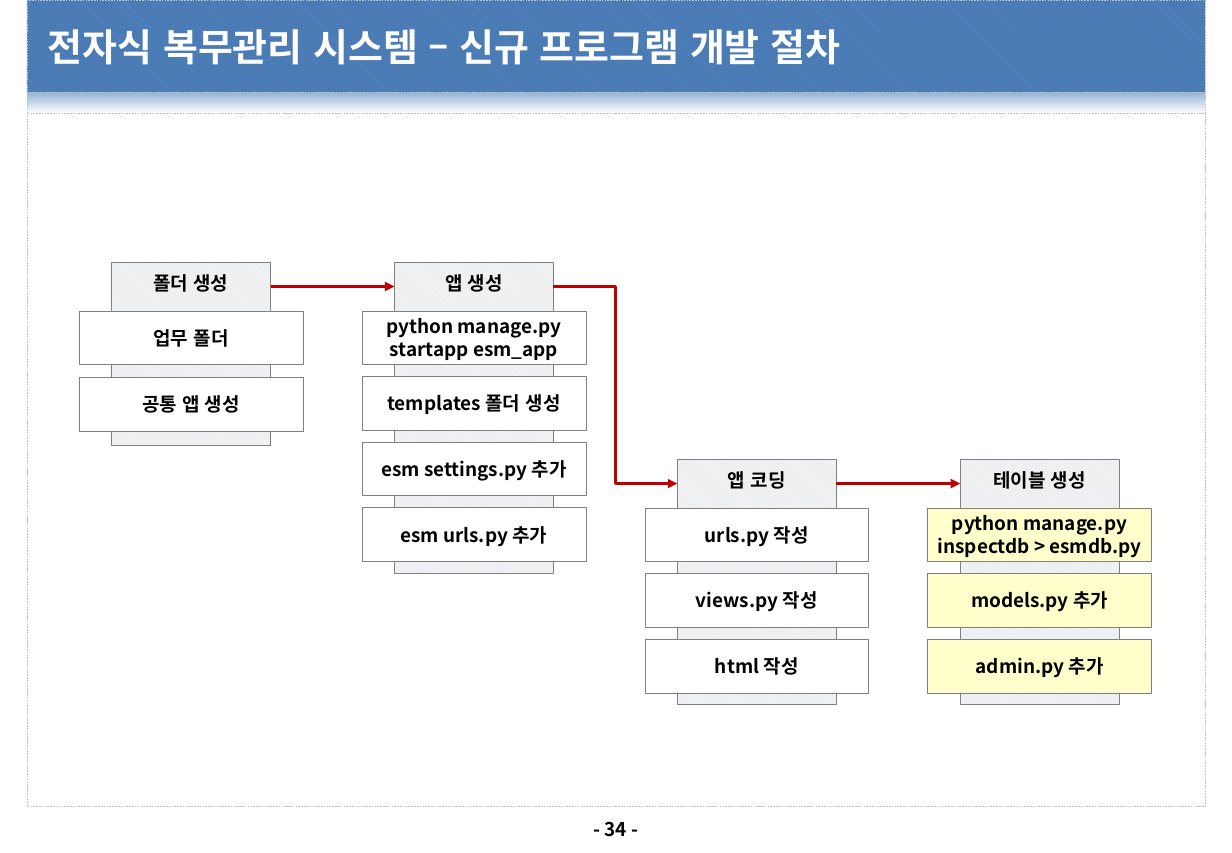
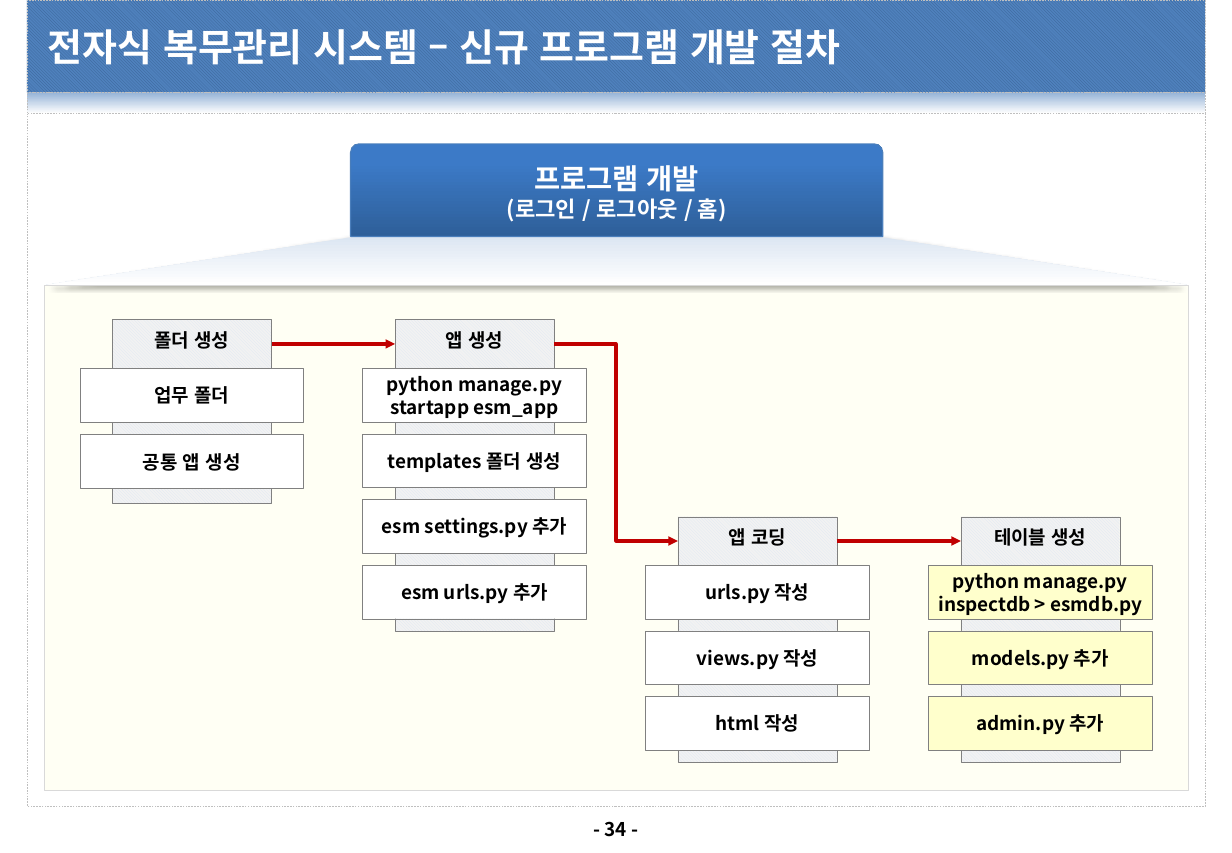
Before and after one commit to dims1111/ESM, a slide deck: slide 34 of document/40.구현(CP)/CP-1010.프로그램 개발 표준/CP-1010.프로그램 개발 표준_20210201_v1.0.pptx. Drawn at 1232x853 pixels with LibreOffice and Linux fonts; fonts in the diff are those of the drawing; background and template pictures are left out. Boxes give left, top, right and bottom in pixels: in the first picture for what was removed or moved away, otherwise in the second. Text is boxed around its words. In the diff, an @@ line names an element or a change of style, - is before the commit and + after.

Commit message:
프로그램 개발 표준 및 메뉴 구조도 업데이트

```diff
--- a/document/40.구현(CP)/CP-1010.프로그램 개발 표준/CP-1010.프로그램 개발 표준_20210201_v1.0.pptx
+++ b/document/40.구현(CP)/CP-1010.프로그램 개발 표준/CP-1010.프로그램 개발 표준_20210201_v1.0.pptx
@@ round same rect added at [350,144,883,237], fill gradient #2F5F99 to #3D7CC7 to #3A7CCB, outline #4B7EBC 0.75 pt, 14 pt, text #FFFFFF, bold @@
+프로그램 개발
+(로그인 / 로그아웃 / 홈)
@@ trapezoid added at [46,237,1189,286], fill gradient #DCE6F2 to #FFFFFF @@
@@ rectangle added at [44,286,1189,791], fill #FFFFCC at 20% opacity, outline #D9D9D9 0.25 pt @@
@@ 11 rectangles, 1 arrow, 1 elbow arrow: place and size @@
-11 rectangles, 1 arrow, 1 elbow arrow at [80,263,1152,705]
+11 rectangles, 1 arrow, 1 elbow arrow at [80,320,1152,762]
@@ 5 rectangles, 1 arrow: place and size @@
-5 rectangles, 1 arrow at [80,311,1152,627]
+5 rectangles, 1 arrow at [80,369,1152,685]
```
Also in this commit, not shown: 5 other slides changed, 2 slides added, 1 other file.
